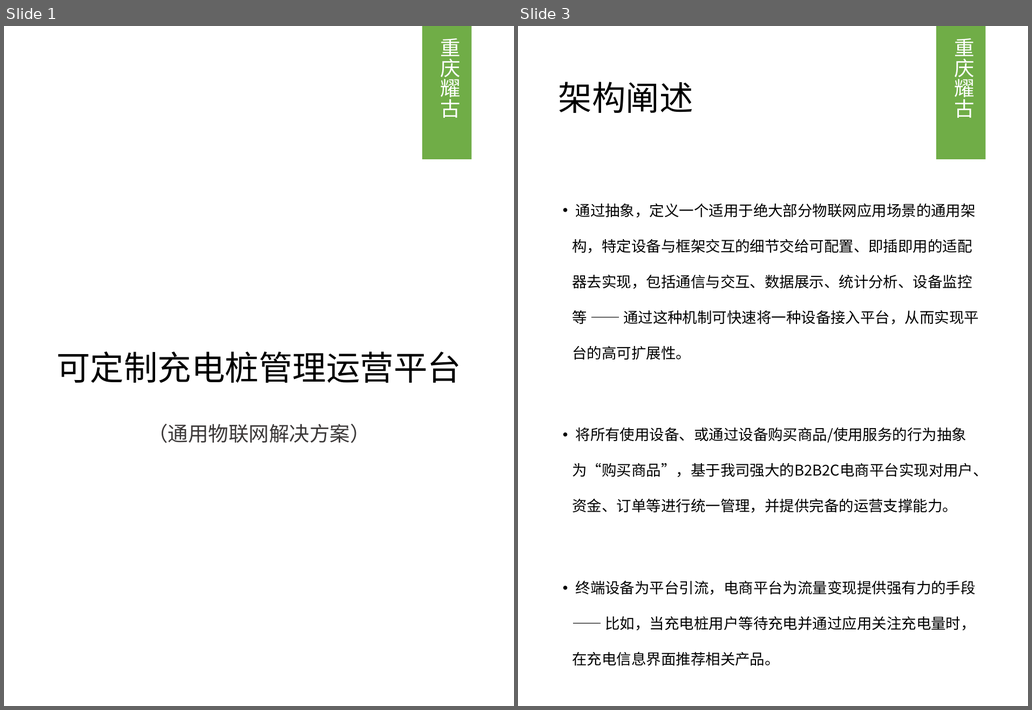
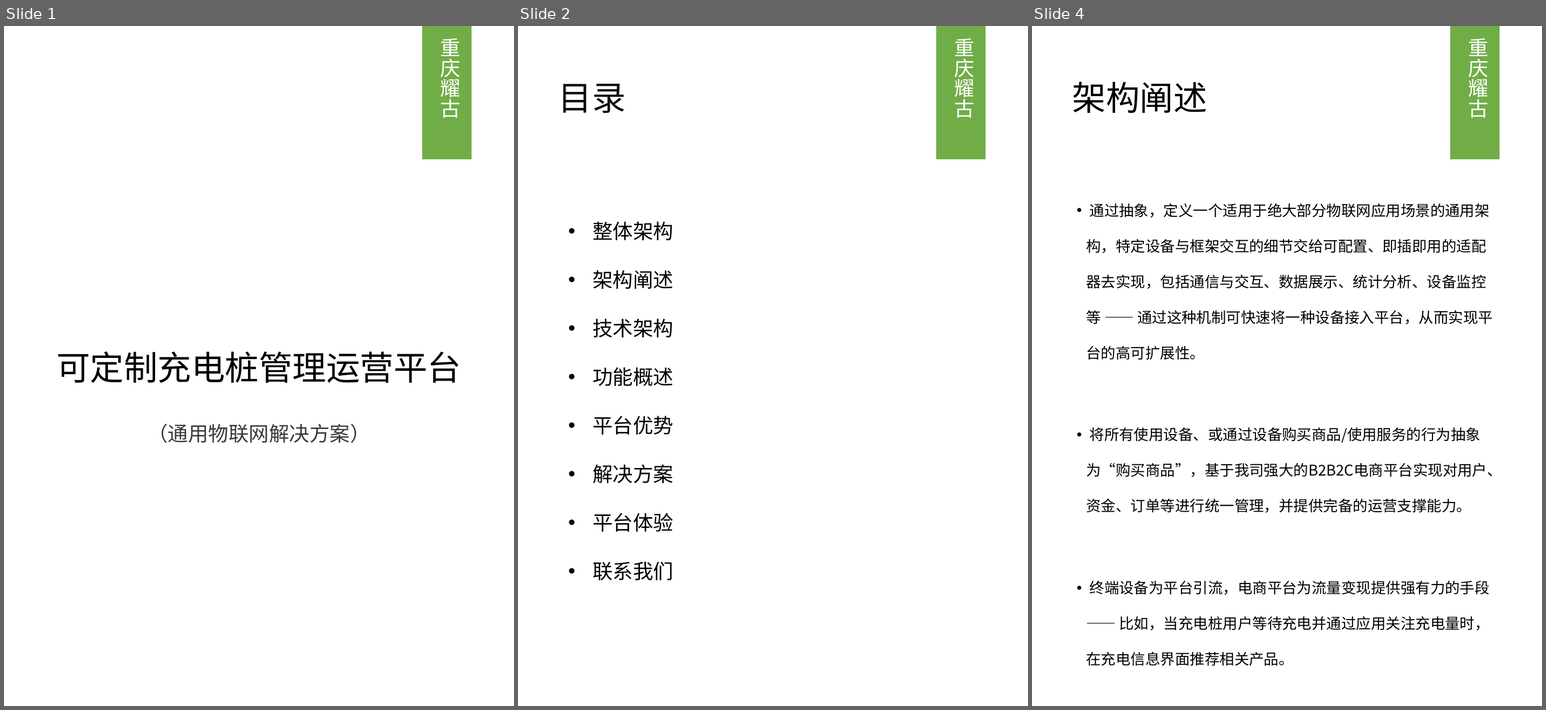
Before and after one commit to gugumall/JFramework, a slide deck: doc/IOT/可定制充电桩管理运营平台与通用物联网解决方案 - L.pptx. Shown side by side, each under a label of ours: slides 1 and 3 before the commit, slides 1, 2 and 4 after it; the slides between them are not shown. The pictures are 1032x710 and 1546x710 pixels, drawn with LibreOffice and Linux fonts; fonts in the diff are those of the drawing. Boxes give left, top, right and bottom in pixels: in the first picture for what was removed or moved away, otherwise in the second. Text is boxed around its words. In the diff, an @@ line names an element or a change of style, - is before the commit and + after.

Commit message:
更新一些功能

```diff
--- a/doc/IOT/可定制充电桩管理运营平台与通用物联网解决方案 - L.pptx
+++ b/doc/IOT/可定制充电桩管理运营平台与通用物联网解决方案 - L.pptx
@@ slide 2 added at bbox=[518, 26, 1028, 706], background #FFFFFF @@
@@ rectangle added at bbox=[936, 26, 986, 160], fill #70AD47 @@
@@ text added at bbox=[955, 38, 975, 118], 30 pt, text #FFFFFF @@
+重庆耀古
@@ text added at bbox=[558, 83, 626, 113], 50 pt, text #0D0D0D @@
+目录
@@ text added at bbox=[593, 221, 674, 581], 30 pt, text #000000 @@
+• 整体架构
+• 架构阐述
+• 技术架构
+• 功能概述
+• 平台优势
+• 解决方案
+• 平台体验
+• 联系我们
@@ what was slide 3 is now slide 4 @@
```
Also in this commit, not shown: 2 slides changed, 7 other slides added, 40 other files.
